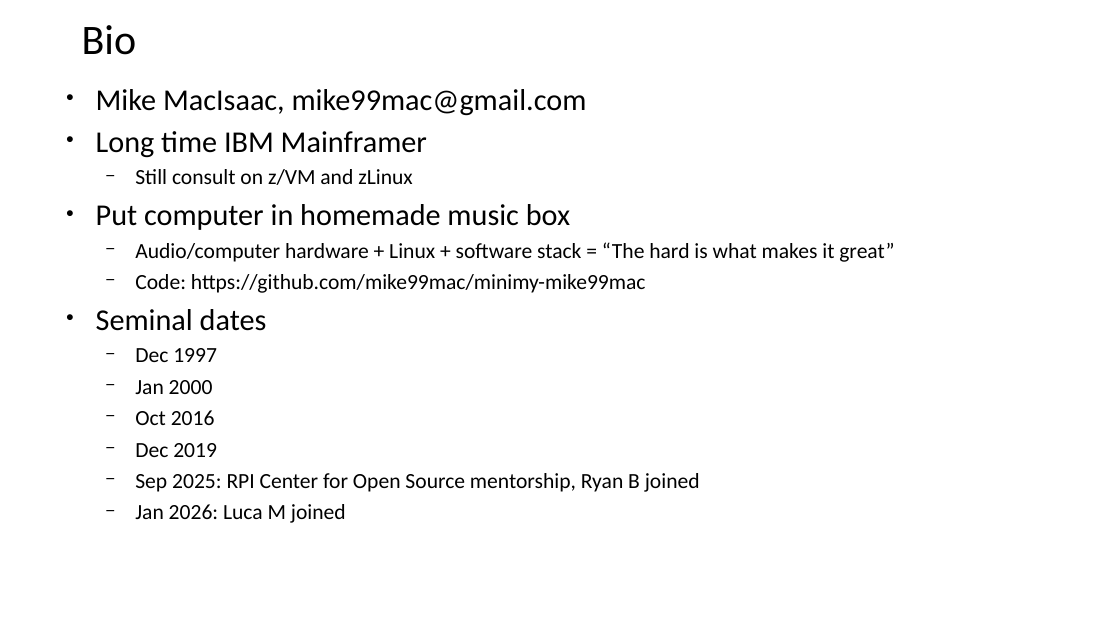
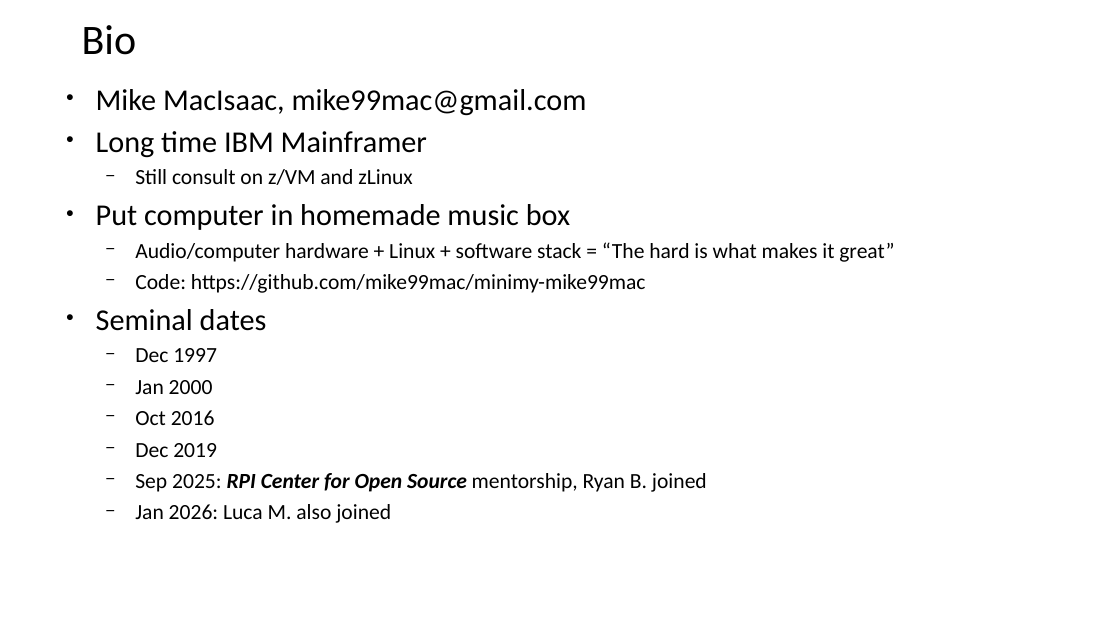
Before and after one commit to mike99mac/minimy-mike99mac, a slide deck: slide 2 of smartboomboxes.odp. Drawn at 1120x630 pixels with LibreOffice and Linux fonts; fonts in the diff are those of the drawing. Boxes give left, top, right and bottom in pixels: in the first picture for what was removed or moved away, otherwise in the second. Text is boxed around its words. In the diff, an @@ line names an element or a change of style, - is before the commit and + after.

```diff
--- a/smartboomboxes.odp
+++ b/smartboomboxes.odp
@@ text at [135,473,707,523]: text changed @@
-  − Sep 2025: RPI Center for Open Source mentorship, Ryan B joined
-  − Jan 2026: Luca M joined
+  − Sep 2025: RPI Center for Open Source mentorship, Ryan B. joined
+  − Jan 2026: Luca M. also joined
```
Also in this commit, not shown: 6 other slides changed, 2 slides added, 1 slide removed.
